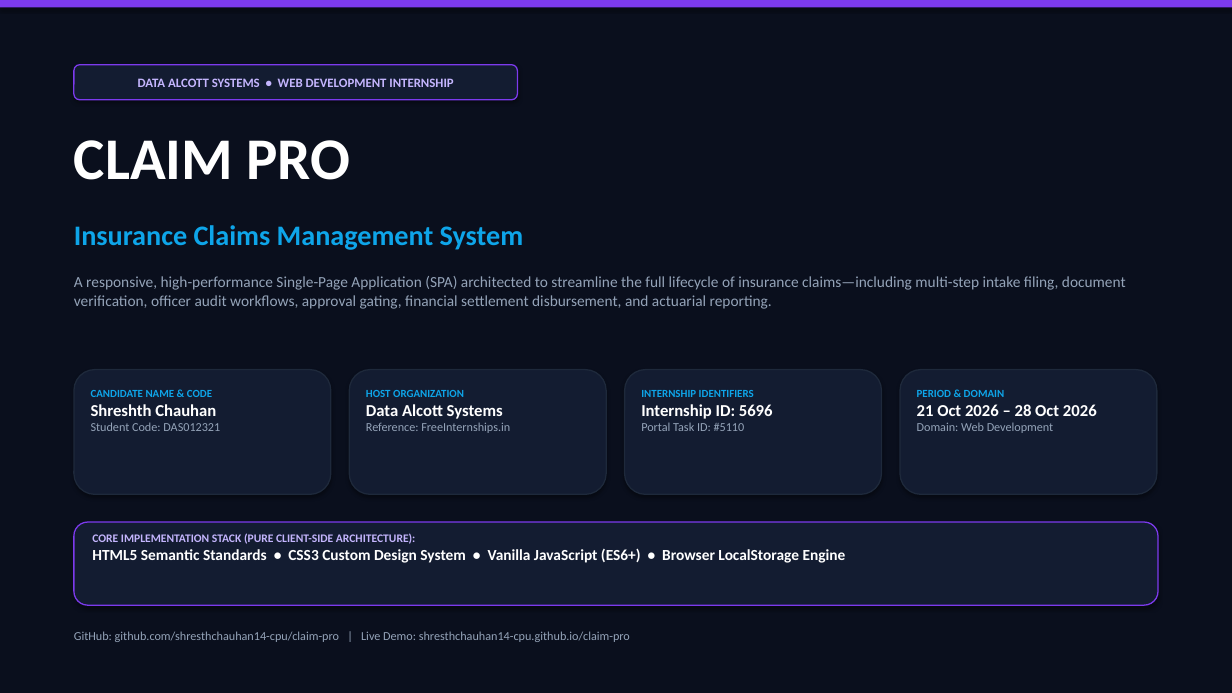
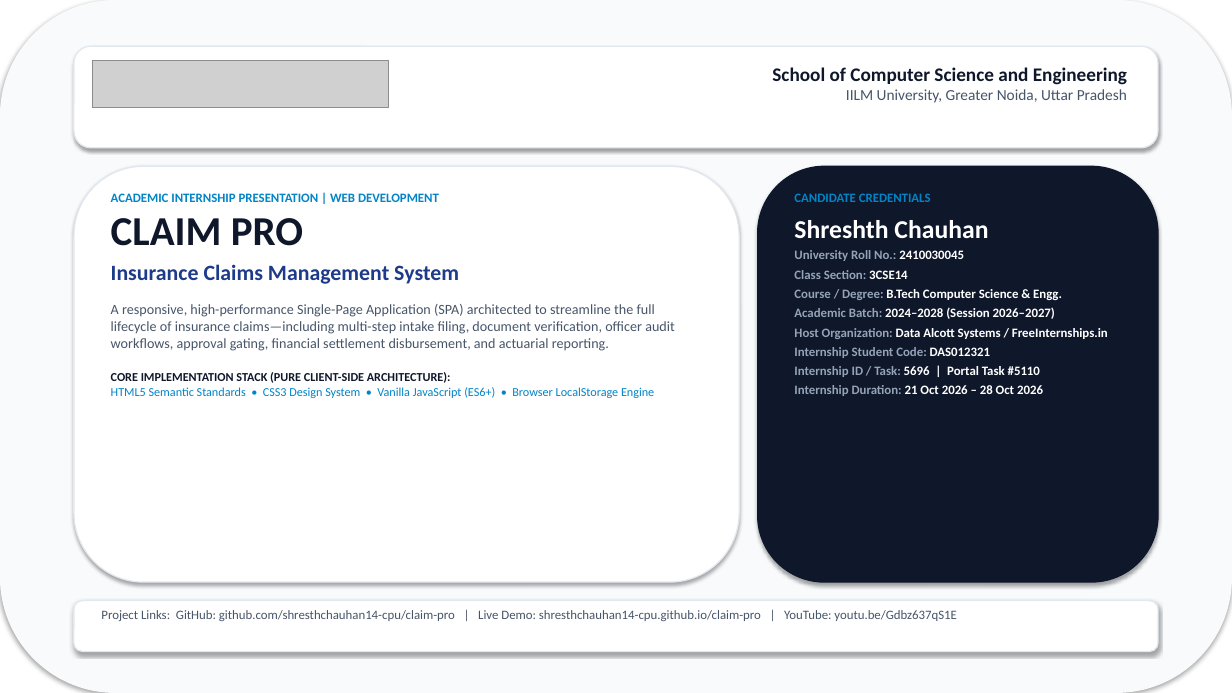
Before and after one commit to shresthchauhan14-cpu/claim-pro-internship-docs, a slide deck: slide 1 of 02_Project_Presentation/CLAIM_PRO_Internship_Presentation.pptx. Drawn at 1232x693 pixels with LibreOffice and Linux fonts; fonts in the diff are those of the drawing; grey boxes stand for pictures. Boxes give left, top, right and bottom in pixels: in the first picture for what was removed or moved away, otherwise in the second. Text is boxed around its words. In the diff, an @@ line names an element or a change of style, - is before the commit and + after.

Commit message:
docs: align internship documentation with IILM University academic formatting
- Upgrade technical report to 31-page academic format with IILM University cover page, candidate declaration, acknowledgement, TOC, certificate chapter with high-res embed, 52-test matrix, and 17 screenshots
- Upgrade presentation deck to 16-slide academic structure with IILM University branding, candidate overview, host profile, certificate verification table, and presenter attribution
- Add verified University Roll Number 2410030045, Section 3CSE14, and academic credentials across all metadata files

```diff
--- a/02_Project_Presentation/CLAIM_PRO_Internship_Presentation.pptx
+++ b/02_Project_Presentation/CLAIM_PRO_Internship_Presentation.pptx
@@ rounded rectangle at (0,0,1232,693): rectangle to rounded rectangle; fill #0A0F1D to #F8FAFC @@
@@ rectangle removed at (0,0,1232,7) @@
@@ rounded rectangle added at (74,46,1158,148), fill #FFFFFF, outline #E2E8F0 1 pt @@
@@ rounded rectangle removed at (74,65,518,100) @@
-DATA ALCOTT SYSTEMS • WEB DEVELOPMENT INTERNSHIP
@@ picture added at (92,60,388,107) @@
@@ text added at (772,67,1127,103), 12 pt, text #475569 @@
+School of Computer Science and Engineering
+IILM University, Greater Noida, Uttar Pradesh
@@ text removed at (74,140,350,180) @@
-CLAIM PRO
@@ rounded rectangle added at (74,166,739,582), fill #FFFFFF, outline #E2E8F0 1 pt @@
@@ rounded rectangle: place and size @@
-rounded rectangle at (74,370,331,494)
+rounded rectangle at (758,166,1158,582)
@@ rounded rectangle at (758,166,1158,582): fill #131C31 to #0F172A; outline #1E293B 1 pt to #0F172A 1 pt @@
@@ text "ACADEMIC INTERNSHIP PRESENTATION | WEB ...": place and size @@
-text "ACADEMIC INTERNSHIP PRESENTATION | WEB ..." at (74,276,1126,309)
+text "ACADEMIC INTERNSHIP PRESENTATION | WEB ..." at (111,193,675,398)
@@ text at (111,193,459,284): paragraphs added @@
+ACADEMIC INTERNSHIP PRESENTATION | WEB DEVELOPMENT
+CLAIM PRO
+Insurance Claims Management System
@@ text "CANDIDATE CREDENTIALS": place and size @@
-text "CANDIDATE CREDENTIALS" at (91,390,220,431)
+text "CANDIDATE CREDENTIALS" at (794,193,1108,396)
@@ text at (794,193,931,202): text changed; size 8.5 to 10 pt; text colour #0EA5E9 to #0284C7 @@
-CANDIDATE NAME & CODE
+CANDIDATE CREDENTIALS
@@ text removed at (74,225,524,250) @@
-Insurance Claims Management System
@@ text at (794,220,988,238): size 13 to 20 pt in "Shreshth Chauhan" @@
@@ text at (794,250,1108,396): text changed; size 9.5 to 10 pt; text colour #94A3B8 to #FFFFFF; bold on @@
-Student Code: DAS012321
+University Roll No.: 2410030045
+Class Section: 3CSE14
+Course / Degree: B.Tech Computer Science & Engg.
+Academic Batch: 2024–2028 (Session 2026–2027)
+Host Organization: Data Alcott Systems / FreeInternships.in
+Internship Student Code: DAS012321
+Internship ID / Task: 5696 | Portal Task #5110
+Internship Duration: 21 Oct 2026 – 28 Oct 2026
@@ text at (111,304,675,351): size 12 to 11 pt, text colour #94A3B8 to #475569 in "A responsive, high-performance Single-Page Application (SPA) ..."; more space between paragraphs @@
@@ text at (111,372,654,398): paragraphs added @@
+CORE IMPLEMENTATION STACK (PURE CLIENT-SIDE ARCHITECTURE):
+HTML5 Semantic Standards • CSS3 Design System • Vanilla JavaScript (ES6+) • Browser LocalStorage Engine
@@ rounded rectangle removed at (349,370,606,494) @@
@@ rounded rectangle removed at (625,370,882,494) @@
@@ rounded rectangle removed at (900,370,1157,494) @@
@@ text removed at (366,390,510,433) @@
-HOST ORGANIZATION
-Data Alcott Systems
-Reference: FreeInternships.in
@@ text removed at (641,390,773,431) @@
-INTERNSHIP IDENTIFIERS
-Internship ID: 5696
-Portal Task ID: #5110
@@ text removed at (917,390,1097,433) @@
-PERIOD & DOMAIN
-21 Oct 2026 – 28 Oct 2026
-Domain: Web Development
@@ text removed at (92,533,846,563) @@
-CORE IMPLEMENTATION STACK (PURE CLIENT-SIDE ARCHITECTURE):
-HTML5 Semantic Standards • CSS3 Custom Design System • Vanilla JavaScript (ES6+) • Browser LocalStorage Engine
@@ rounded rectangle: place and size @@
-rounded rectangle at (74,522,1158,605)
+rounded rectangle at (74,601,1158,652)
@@ rounded rectangle at (74,601,1158,652): fill #131C31 to #FFFFFF; outline #7C3AED 1 pt to #E2E8F0 1 pt @@
@@ text at (101,610,957,621): text changed; size 9.5 to 10 pt; text colour #94A3B8 to #475569 @@
-GitHub: github.com/shresthchauhan14-cpu/claim-pro | Live Demo: shresthchauhan14-cpu.github.io/claim-pro
+Project Links: GitHub: github.com/shresthchauhan14-cpu/claim-pro | Live Demo: shresthchauhan14-cpu.github.io/claim-pro | YouTube: youtu.be/Gdbz637qS1E
```
Also in this commit, not shown: 2 other slides changed, 13 slides added, 12 slides removed, 4 other files.
